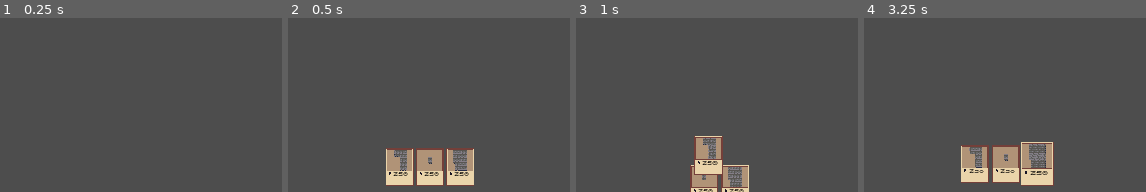
Above: before the commit, frames 1-4 (left to right).
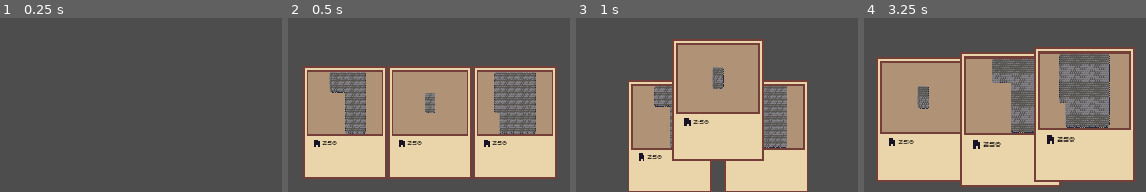
Above: after the commit, the same moments.

Repository: panorb/ludum-dare-54
Game: Godot game, scene res://game/cards/card_hand.tscn
The game is run twice, just before and just after one commit, with the same random seed, the same clock (stepped at 60 frames per second) and the same inputs. This scene is started directly instead of the project's main scene.
Inputs (mouse positions are in pixels of both pictures, inside the frame that each line leads up to):
- Up to frame 1 (0.25 s): no input
- Up to frame 2 (0.5 s): no input
- Up to frame 3 (1 s): drag from (688, 167) to (outside the picture) at 0.52 s
- Up to frame 4 (3.25 s): drag from (990, 185) to (965, 56) at 1.27 s; move the mouse to (990, 185) at 2.02 s; tap Mouse wheel down (camera_wheel_down) at 2.1 s; click (990, 185) at 2.17 s; drag from (965, 56) to (1036, 164) at 2.77 s

Frame 1 is identical in both runs. In frame 2, 55% of the frame differs, in the area x 5-96%, y 27-97%; in frame 3, 46%; in frame 4, 63%, in the area x 4-97%, y 16-98%.

Commit message:
Scaled cards properly

Diff:
--- a/godot/game/cards/card.gd
+++ b/godot/game/cards/card.gd
@@ -29,7 +29,7 @@
 	_building = building
 
 func _on_ClickZone_input_event(viewport: Node, event: InputEvent, shape_idx: int):
-	if event is InputEventMouseButton and event.is_pressed():
+	if event is InputEventMouseButton and event.is_pressed() and event.button_index == MOUSE_BUTTON_LEFT:
 		self.selected.emit(self)
 
 func _on_ClickZone_mouse_entered():
@@ -68,6 +68,9 @@
 
 	if not is_selected:
 		z_index = 0
+	else:
+		z_index = 50
+
 	focus_tween = create_tween()
 	focus_tween.tween_property(self, "scale", Vector2.ONE, 0.4)
 	focus_tween.play()
--- a/godot/game/cards/card.tscn
+++ b/godot/game/cards/card.tscn
@@ -6,7 +6,7 @@
 [ext_resource type="TileSet" uid="uid://drgq806ewpsqf" path="res://tower/tower-tileset.tres" id="4_707pf"]
 
 [sub_resource type="RectangleShape2D" id="RectangleShape2D_jwf2e"]
-size = Vector2(44, 60)
+size = Vector2(134, 180)
 
 [sub_resource type="QuadMesh" id="QuadMesh_21hl2"]
 
@@ -18,7 +18,7 @@
 script = ExtResource("2_y4vfv")
 
 [node name="CapacityAnchor" type="Node2D" parent="."]
-position = Vector2(-10, 13)
+position = Vector2(-37, 34)
 
 [node name="CapacityLabel" type="Label" parent="CapacityAnchor"]
 unique_name_in_owner = true
@@ -42,8 +42,8 @@
 shape = SubResource("RectangleShape2D_jwf2e")
 
 [node name="PreviewRenderer" type="MeshInstance2D" parent="."]
-position = Vector2(7.7486e-07, -10.5)
-scale = Vector2(40, -33)
+position = Vector2(-1.90735e-06, -31.5)
+scale = Vector2(118, -99)
 mesh = SubResource("QuadMesh_21hl2")
 texture = SubResource("ViewportTexture_q1p8d")
 
--- a/godot/game/cards/card_hand.gd
+++ b/godot/game/cards/card_hand.gd
@@ -5,7 +5,7 @@
 @export var card_scene : PackedScene = preload("res://game/cards/card.tscn")
 @export_range(1, 6) var card_num : int = 3
 @export_range(5, 75) var card_spacing : int = 5
-@export_range(-75, 75) var y_offset : int = -45
+@export_range(-150, 75) var y_offset : int = -120
 
 var hand_cards : Array[Card] = []
 var held_card : Card = null
@@ -25,7 +25,7 @@
 	self.card_hand_ready.emit()
 
 func draw_card() -> void:
-	var y = get_viewport_rect().size.y + 120
+	var y = get_viewport_rect().size.y + 200
 	var x = get_viewport_rect().size.x / 2
 
 
@@ -39,7 +39,6 @@
 	card_instance.init_capacity(250)
 
 	add_child(card_instance)
-
 
 	var building := Building.new()
 	building.generate_building()
@@ -95,7 +94,7 @@
 	tween.set_parallel()
 
 	if held_card:
-		var held_y = get_viewport_rect().size.y + y_offset - 20
+		var held_y = get_viewport_rect().size.y + y_offset - 40
 		var held_x = get_viewport_rect().size.x / 2.0
 		tween.tween_property(held_card, "position", Vector2(held_x, held_y), 0.6)
 
Binary file changed: godot/game/cards/card_background.png
